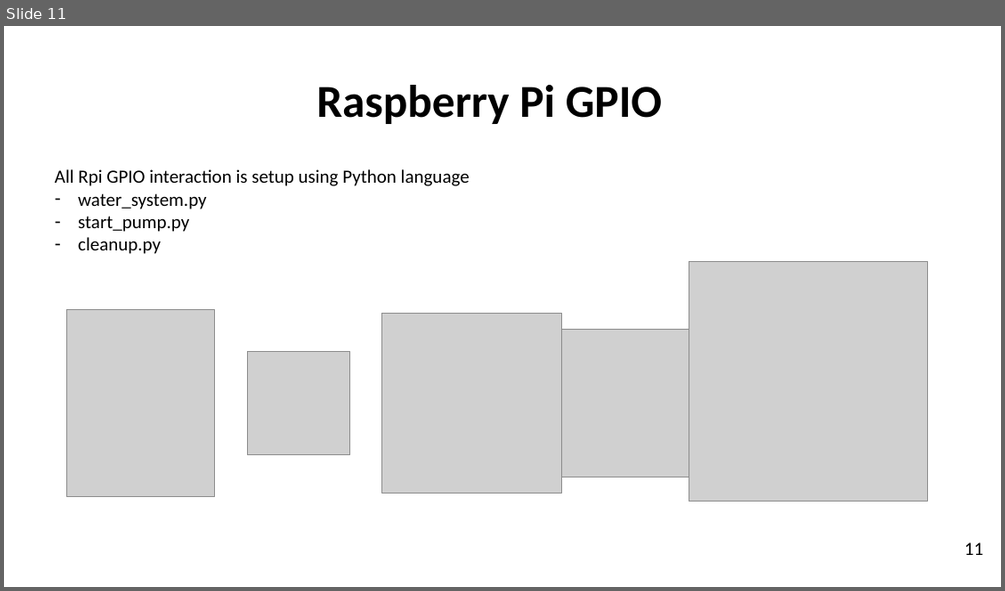
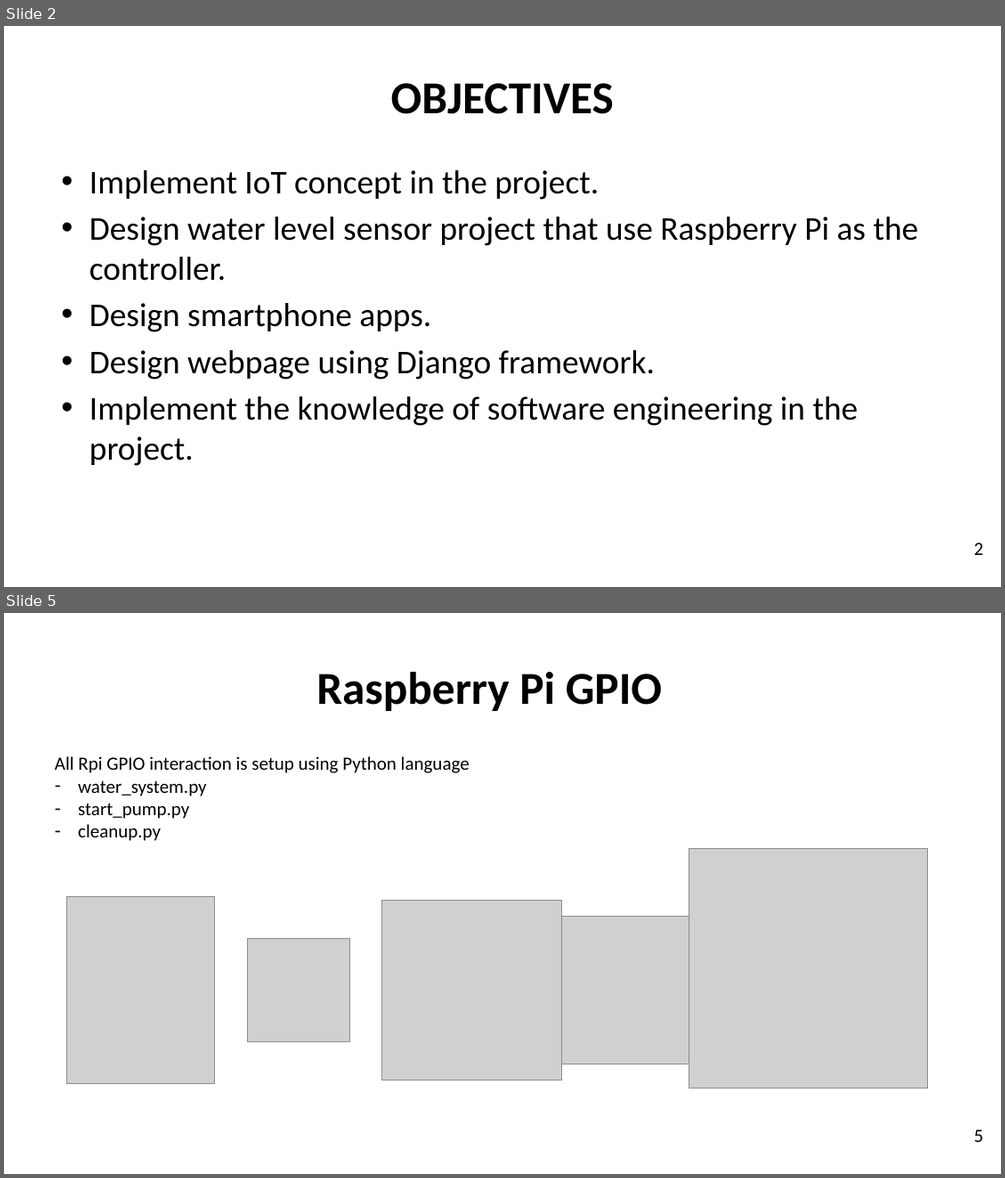
Before and after one commit to SoftwareEgineeringWaterDetectionSystem/Smart_Water_Level_Detection_System, a slide deck: software engineering slide.pptx. Shown one above the other, each under a label of ours: slide 11 before the commit, slides 2 and 5 after it; the slides between them are not shown. The pictures are 1005x591 and 1005x1178 pixels, drawn with LibreOffice and Linux fonts; fonts in the diff are those of the drawing; grey boxes stand for pictures; background and template pictures are left out. Boxes give left, top, right and bottom in pixels: in the first picture for what was removed or moved away, otherwise in the second. Text is boxed around its words. In the diff, an @@ line names an element or a change of style, - is before the commit and + after.

```diff
--- a/software engineering slide.pptx
+++ b/software engineering slide.pptx
@@ slide 2 added at (4, 26, 1001, 587), background picture (left out) @@
@@ title added at (391, 83, 614, 114), 44 pt, text #000000, bold @@
+OBJECTIVES
@@ text added at (89, 170, 919, 466), 32 pt, text #000000 @@
+• Implement IoT concept in the project.
+• Design water level sensor project that use Raspberry Pi as the controller.
+• Design smartphone apps.
+• Design webpage using Django framework.
+• Implement the knowledge of software engineering in the project.
@@ page number added at (974, 542, 984, 555), 18 pt, text #000000 @@
+2
@@ what was slide 11 is now slide 5 @@
@@ page number at (974, 1129, 984, 1142): text changed @@
-11
+5
```
Also in this commit, not shown: 8 slides changed, 2 other slides added, 1 other file.
